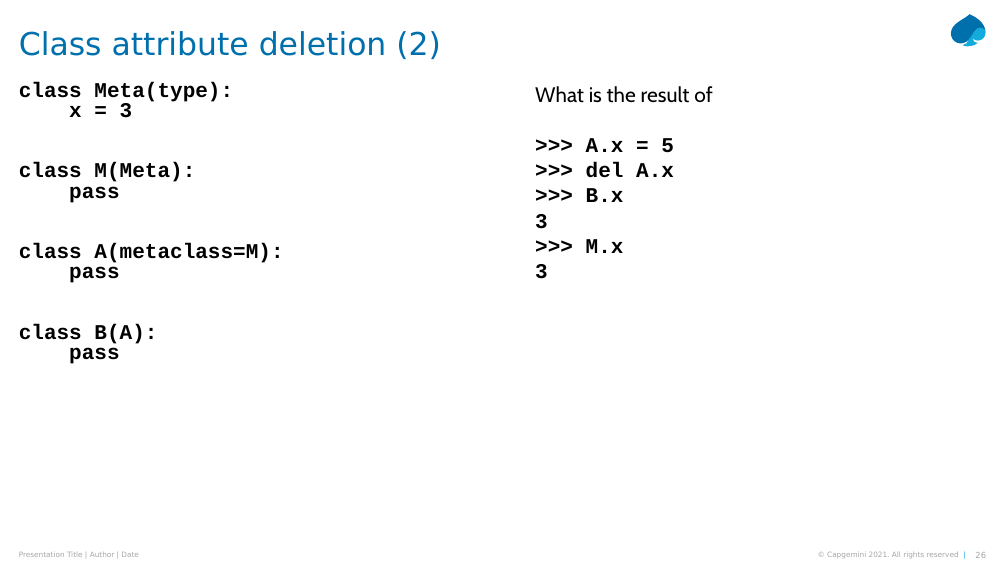
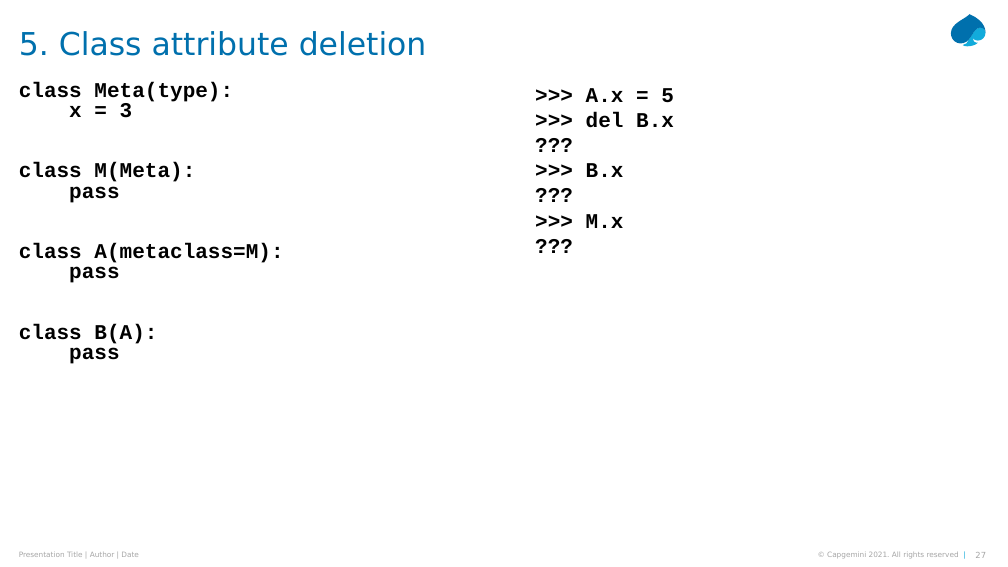
Before and after one commit to Python-Masterclass/Descriptors, a slide deck: slide 27 of Masterclass-6-descriptors.pptx (slide 26 before the commit). Drawn at 1008x567 pixels with LibreOffice and Linux fonts; fonts in the diff are those of the drawing. Boxes give left, top, right and bottom in pixels: in the first picture for what was removed or moved away, otherwise in the second. Text is boxed around its words. In the diff, an @@ line names an element or a change of style, - is before the commit and + after.

```diff
--- a/Masterclass-6-descriptors.pptx
+++ b/Masterclass-6-descriptors.pptx
@@ title at (x1=19, y1=31, x2=427, y2=56): text changed @@
-Class attribute deletion (2)
+5. Class attribute deletion
@@ text at (x1=535, y1=86, x2=712, y2=103): paragraph removed @@
-What is the result of
@@ text at (x1=586, y1=112, x2=674, y2=128): text changed @@
->>> del A.x
+>>> del B.x
+???
@@ text at (x1=535, y1=214, x2=548, y2=229): text changed @@
-3
+???
@@ text at (x1=535, y1=264, x2=548, y2=279): text changed @@
-3
+???
@@ page number at (x1=975, y1=552, x2=986, y2=558): text changed @@
-26
+27
```
Also in this commit, not shown: 23 other slides changed, 12 slides added, 1 slide removed, 22 other files.
